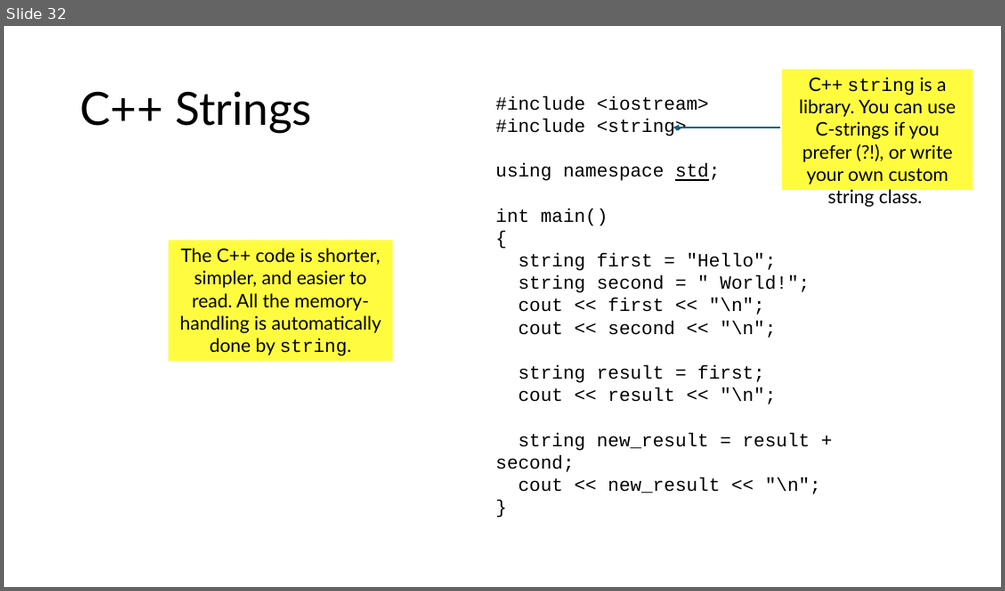
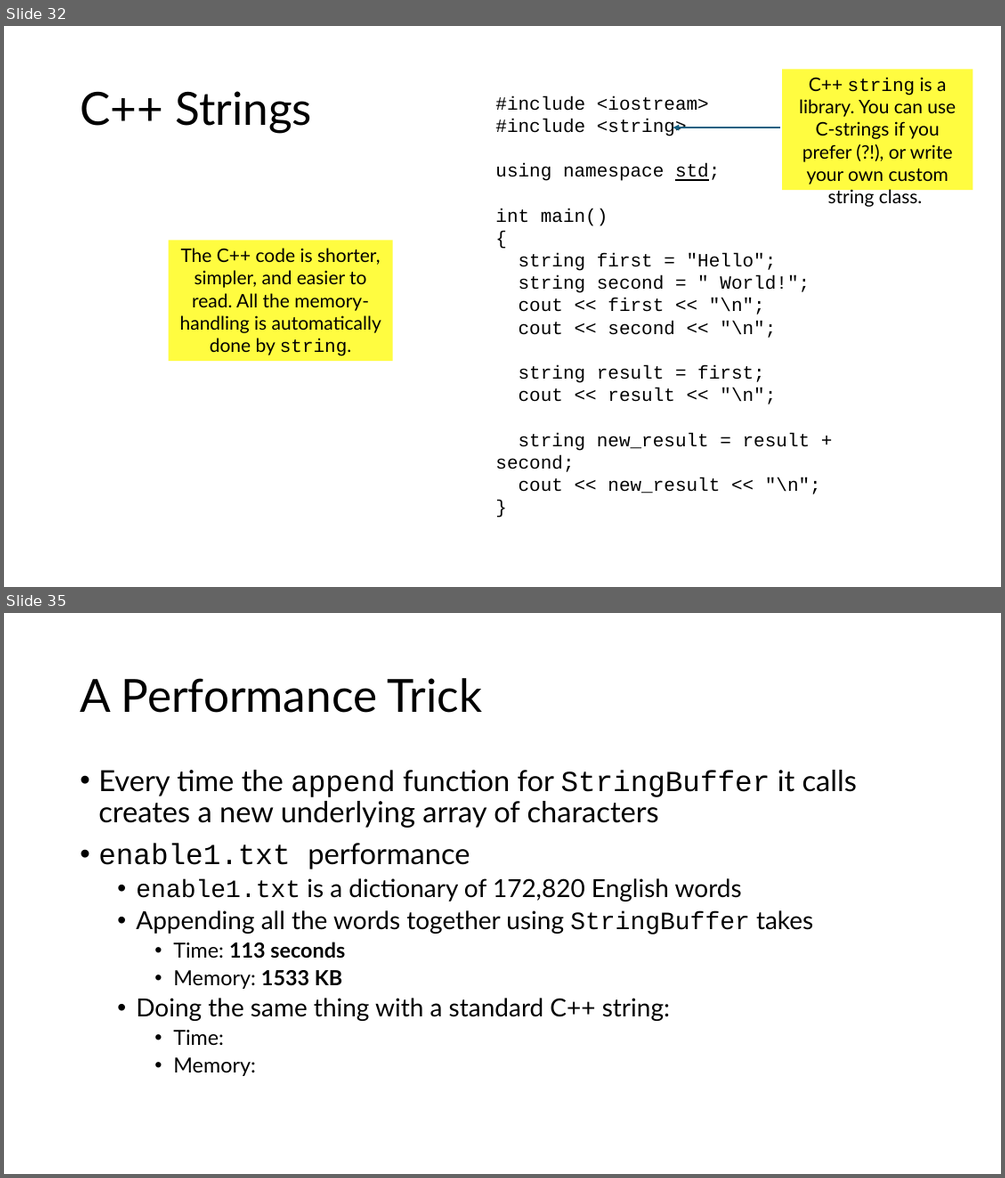
Before and after one commit to tjd1234/cmpt125spring2026, a slide deck: notes/week4/week4.pptx. Shown one above the other, each under a label of ours: slide 32 before the commit, slides 32 and 35 after it; the slides between them are not shown. The pictures are 1005x591 and 1005x1178 pixels, drawn with LibreOffice and Linux fonts; fonts in the diff are those of the drawing. Boxes give left, top, right and bottom in pixels: in the first picture for what was removed or moved away, otherwise in the second. Text is boxed around its words. In the diff, an @@ line names an element or a change of style, - is before the commit and + after.

```diff
--- a/notes/week4/week4.pptx
+++ b/notes/week4/week4.pptx
@@ slide 35 added at bbox=[4, 613, 1001, 1174], background #FFFFFF @@
@@ title added at bbox=[80, 678, 482, 713], 44 pt, text #000000 @@
+A Performance Trick
@@ text added at bbox=[98, 770, 857, 1076], 24 pt, text #000000 @@
+• Every time the append function for StringBuffer it calls creates a new underlying array of characters
+• enable1.txt performance
+  • enable1.txt is a dictionary of 172,820 English words
+  • Appending all the words together using StringBuffer takes
+    • Time: 113 seconds
+    • Memory: 1533 KB
+  • Doing the same thing with a standard C++ string:
+    • Time:
+    • Memory:
```
Also in this commit, not shown: 7 slides changed, 2 other slides added, 15 other files.
